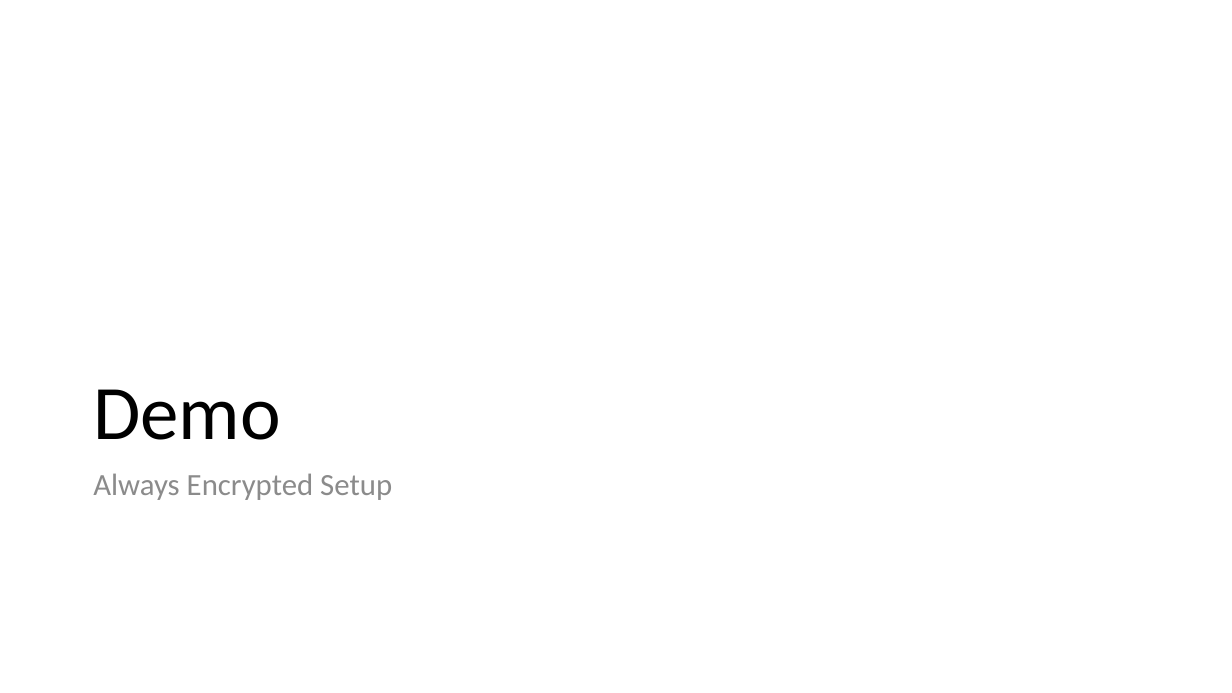
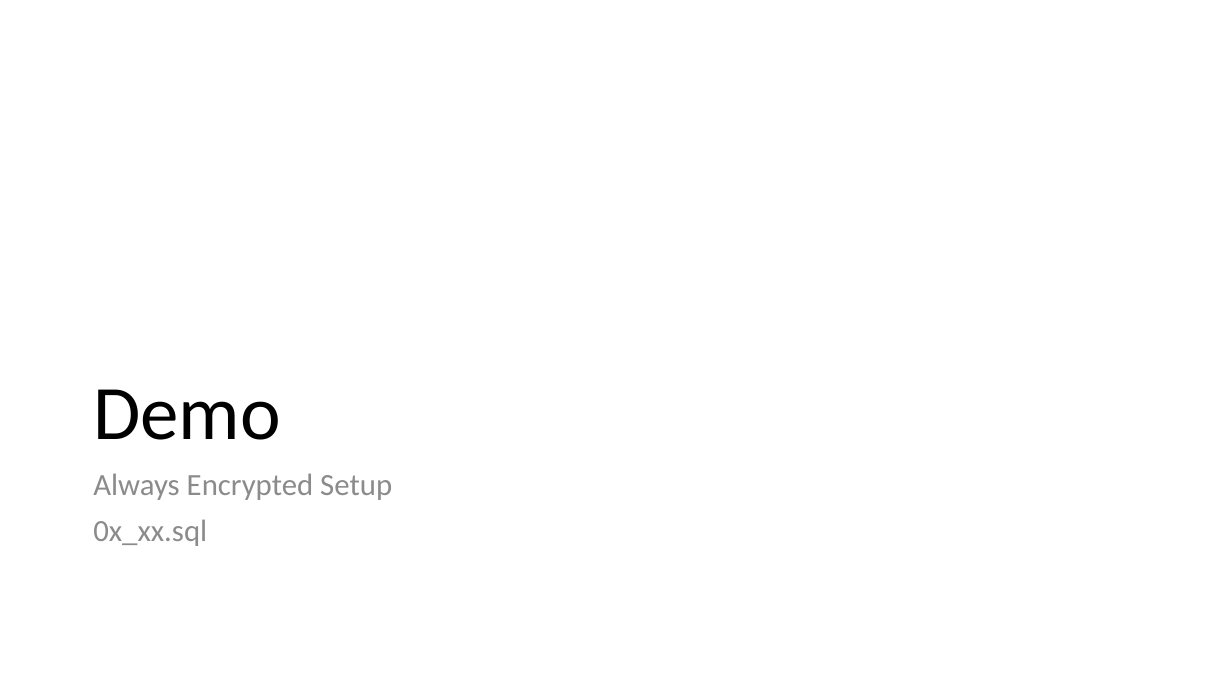
Before and after one commit to way0utwest/EndtoEndAlwaysEncrypted, a slide deck: slide 12 of EndtoEndAlwaysEncrypted.pptx. Drawn at 1232x693 pixels with LibreOffice and Linux fonts; fonts in the diff are those of the drawing. Boxes give left, top, right and bottom in pixels: in the first picture for what was removed or moved away, otherwise in the second. Text is boxed around its words. In the diff, an @@ line names an element or a change of style, - is before the commit and + after.

Commit message:
Demo Updates
App updated to use all varchar and ints - scripts updated. New demo
scripts working for now.

```diff
--- a/EndtoEndAlwaysEncrypted.pptx
+++ b/EndtoEndAlwaysEncrypted.pptx
@@ text at <box>93,519,207,546</box>: paragraph added @@
+0x_xx.sql
```
Also in this commit, not shown: 3 other slides changed, 2 slides added, 14 other files.
